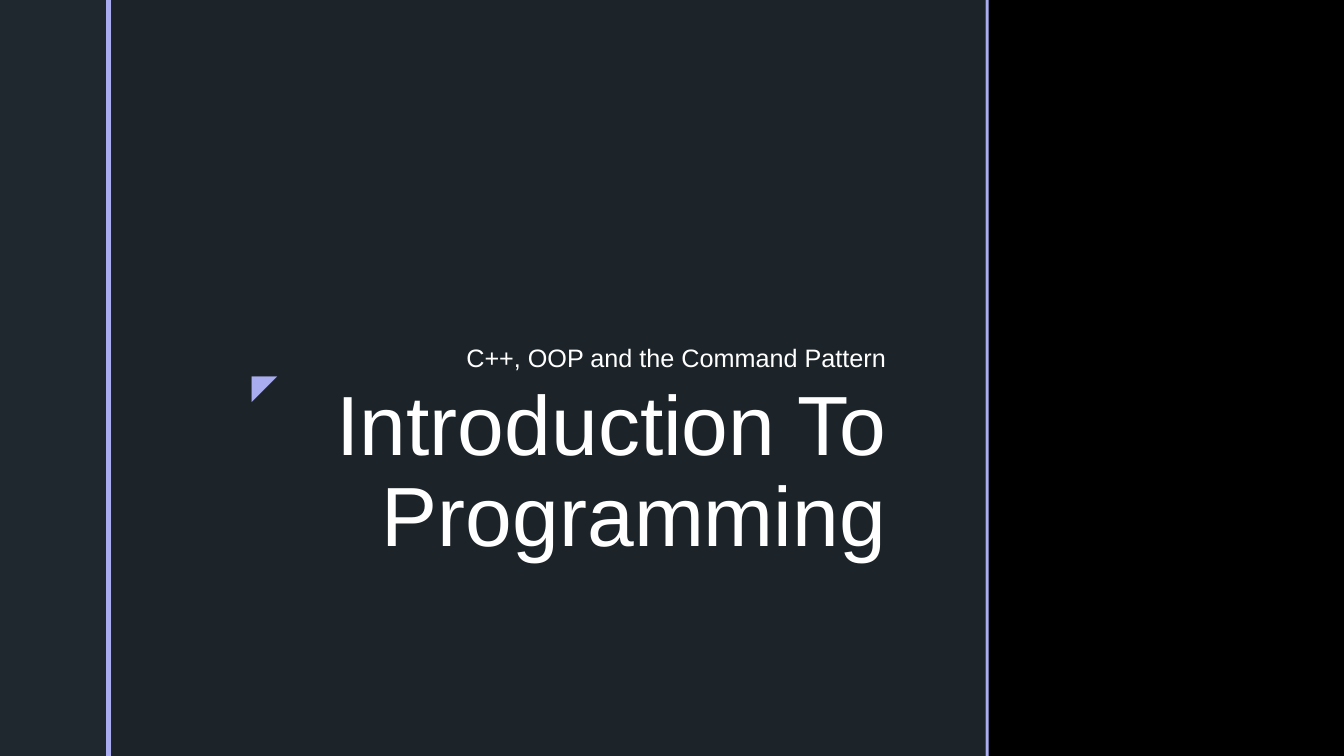
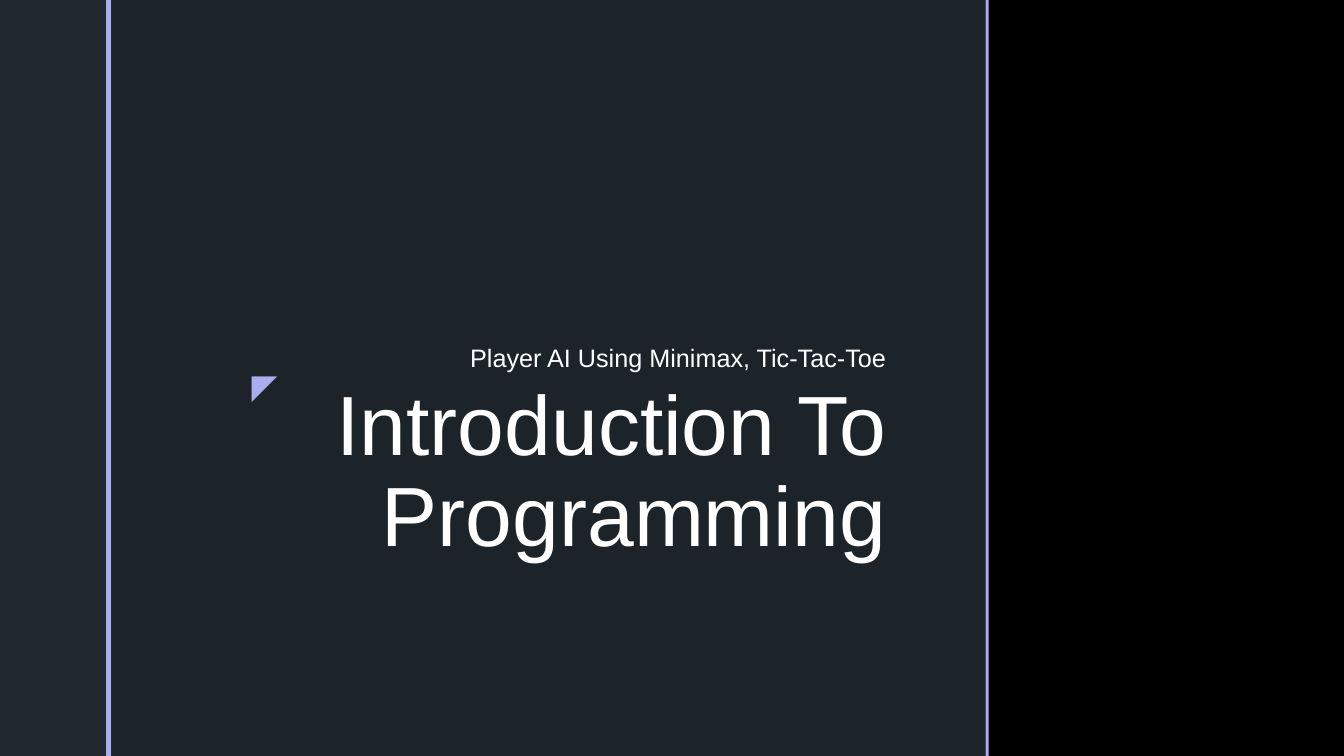
Before and after one commit to Erikzy/EUAS_2022_Programming, a slide deck: slide 1 of 11.Player AI using Minimax, Tic-Tac-Toe.pptx. Drawn at 1344x756 pixels with LibreOffice and Linux fonts; fonts in the diff are those of the drawing; background and template pictures are left out. Boxes give left, top, right and bottom in pixels: in the first picture for what was removed or moved away, otherwise in the second. Text is boxed around its words. In the diff, an @@ line names an element or a change of style, - is before the commit and + after.

Commit message:
fixed typo

```diff
--- a/11.Player AI using Minimax, Tic-Tac-Toe.pptx
+++ b/11.Player AI using Minimax, Tic-Tac-Toe.pptx
@@ subtitle at (x1=470, y1=348, x2=886, y2=373): text changed @@
-C++, OOP and the Command Pattern
+Player AI Using Minimax, Tic-Tac-Toe
```
